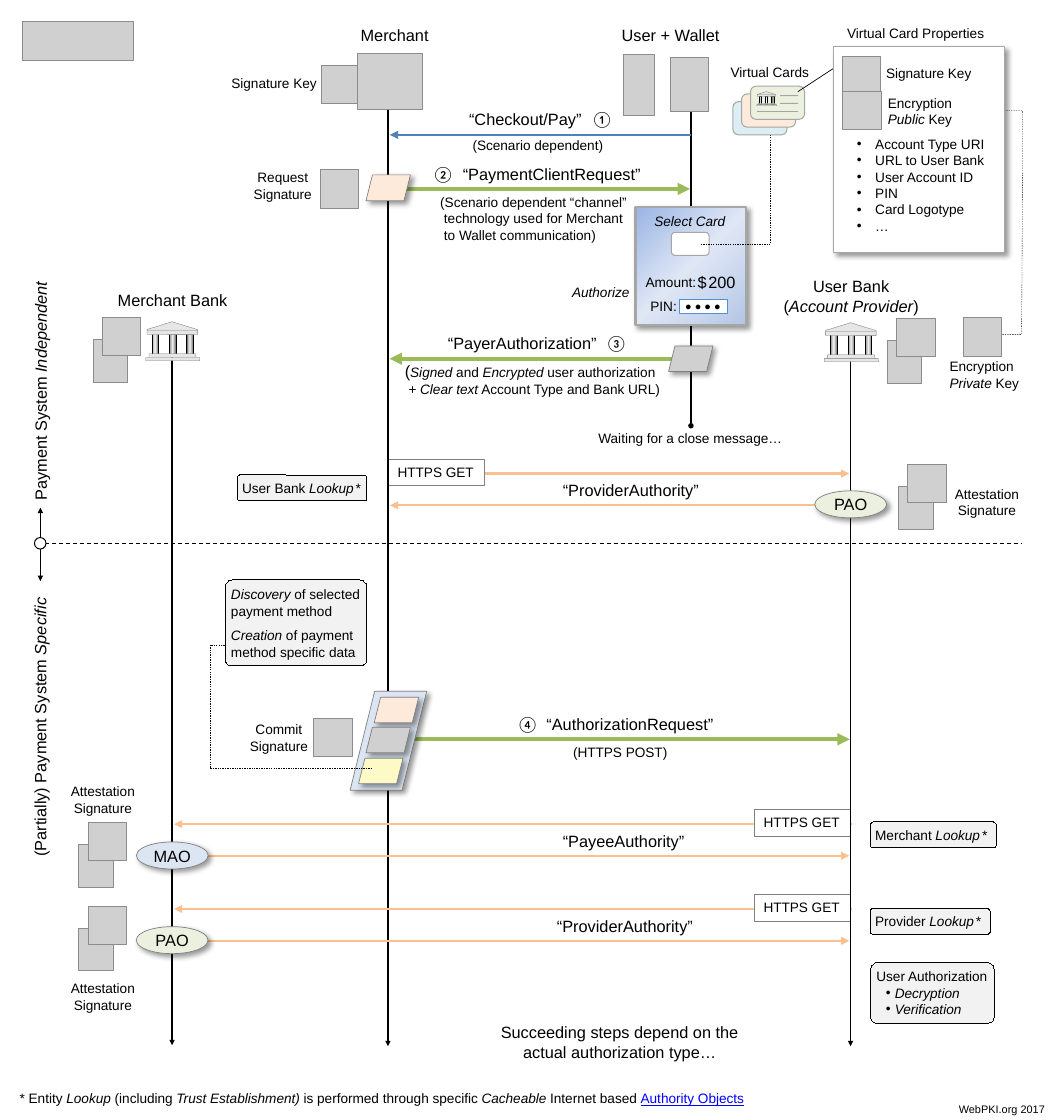
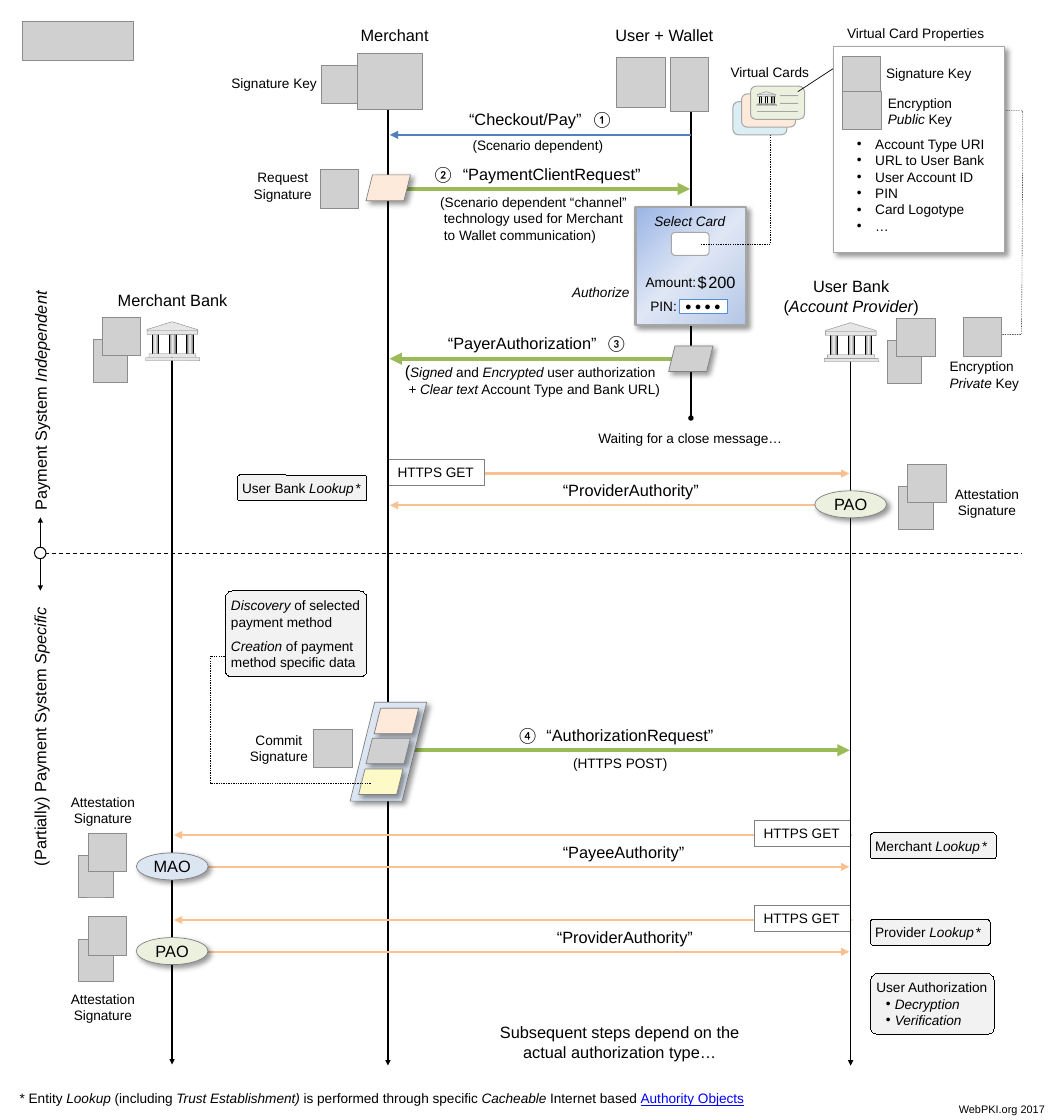
Before and after one commit to cyberphone/doc, a slide deck: slide 1 of saturn/saturn-authorization.pptx. Drawn at 1054x1120 pixels with LibreOffice and Linux fonts; fonts in the diff are those of the drawing; grey boxes stand for pictures. Boxes give left, top, right and bottom in pixels: in the first picture for what was removed or moved away, otherwise in the second. Text is boxed around its words. In the diff, an @@ line names an element or a change of style, - is before the commit and + after.

Commit message:
Changed user image (it was ugly)

```diff
--- a/saturn/saturn-authorization.pptx
+++ b/saturn/saturn-authorization.pptx
@@ text "User + Wallet" moved from (x1=622, y1=29, x2=720, y2=41) to (x1=615, y1=29, x2=714, y2=41) @@
@@ picture resized from (x1=624, y1=54, x2=654, y2=116) to (x1=617, y1=58, x2=666, y2=107) @@
@@ arrow moved from (388, 100) - (388, 1046) to (388, 100) - (388, 1065) @@
@@ arrow moved from (691, 109) - (691, 426) to (691, 109) - (691, 418) @@
@@ arrow moved from (172, 330) - (172, 1045) to (172, 330) - (172, 1064) @@
@@ arrow moved from (851, 331) - (851, 1046) to (851, 331) - (851, 1065) @@
@@ 10 texts, 6 pictures, 5 arrows, 4 rounded rectangles, 3 ellipses, 3 parallelograms, 2 rectangles, 1 line, 1 double arrow, 1 elbow line moved together from (x1=32, y1=291, x2=1021, y2=1023) to (x1=32, y1=300, x2=1021, y2=1033) @@
@@ text at (x1=500, y1=1026, x2=740, y2=1042): text changed @@
-Succeeding steps depend on the
+Subsequent steps depend on the
```
Also in this commit, not shown: 3 other files.
